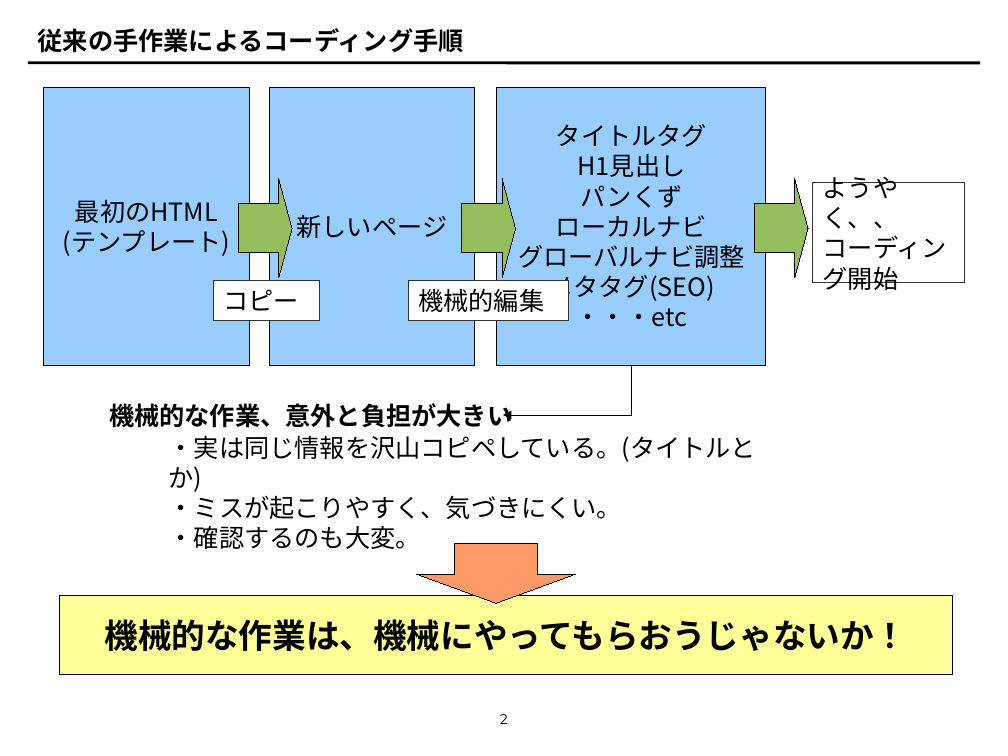
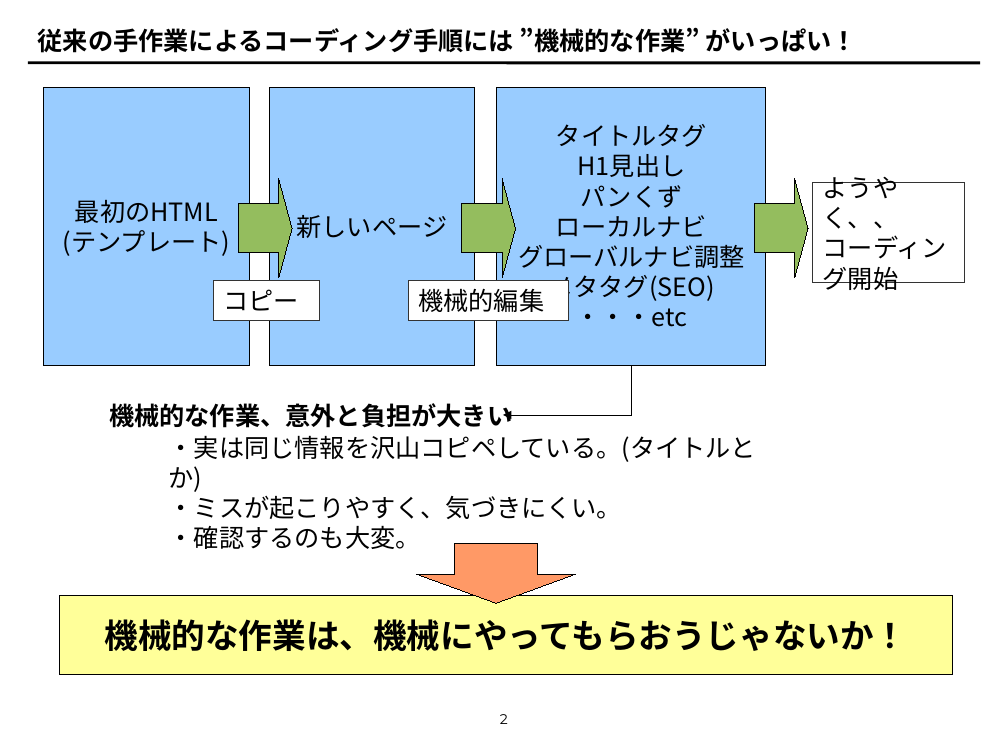
Before and after one commit to tomk79/PxDocuments, a slide deck: slide 2 of PxFW_invitation.odp. Drawn at 1008x756 pixels with LibreOffice and Linux fonts; fonts in the diff are those of the drawing. Boxes give left, top, right and bottom in pixels: in the first picture for what was removed or moved away, otherwise in the second. Text is boxed around its words. In the diff, an @@ line names an element or a change of style, - is before the commit and + after.

```diff
--- a/PxFW_invitation.odp
+++ b/PxFW_invitation.odp
@@ title at (38,27,857,53): text changed @@
-従来の手作業によるコーディング手順
+従来の手作業によるコーディング手順には ”機械的な作業” がいっぱい！
```
Also in this commit, not shown: 14 other slides changed, 13 slides added, 9 slides removed.
